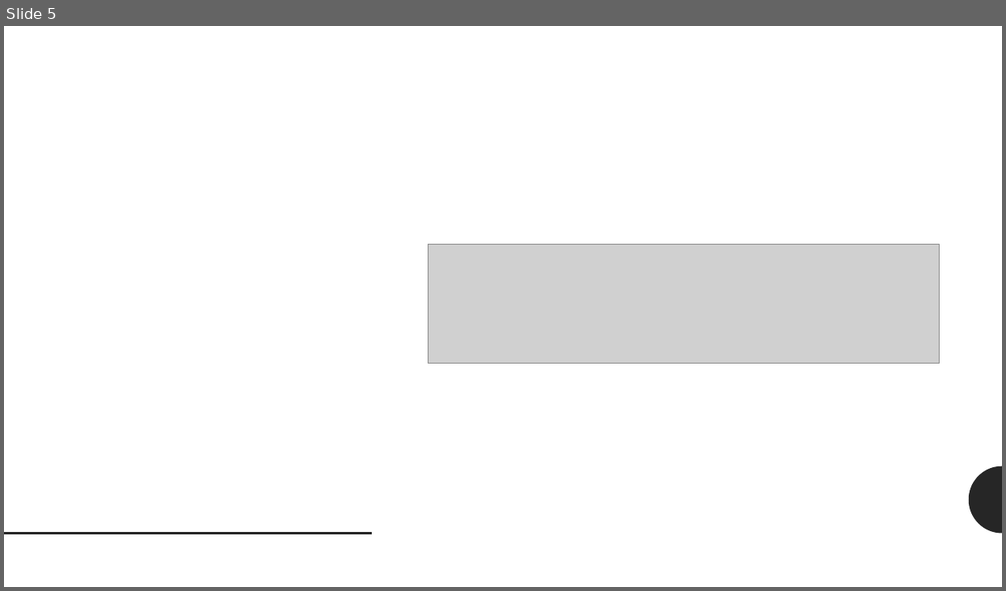
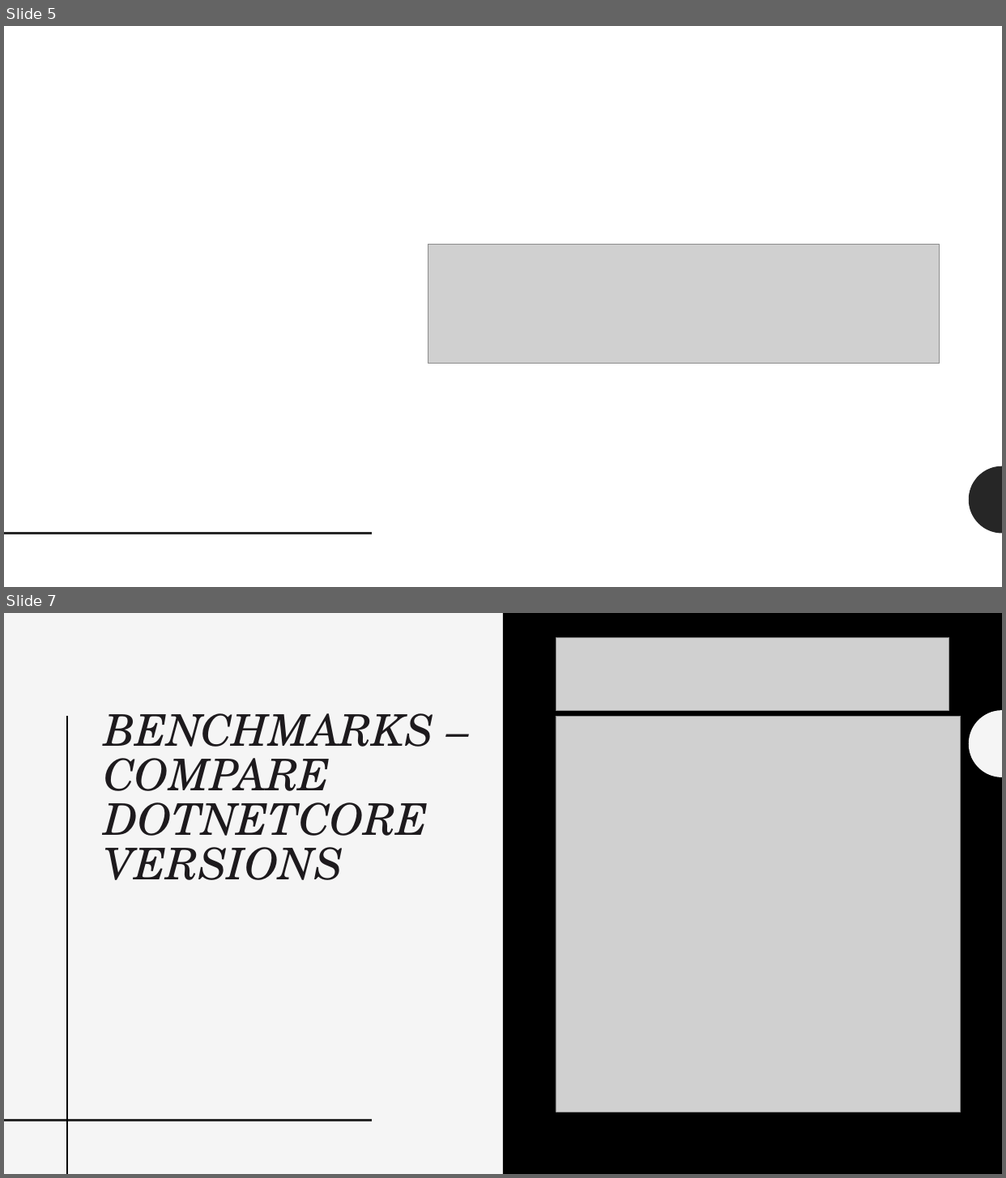
Before and after one commit to sheltertake/dotbench-workshop, a slide deck: Workshop.pptx. Shown one above the other, each under a label of ours: slide 5 before the commit, slides 5 and 7 after it; the slides between them are not shown. The pictures are 1006x591 and 1006x1178 pixels, drawn with LibreOffice and Linux fonts; fonts in the diff are those of the drawing; grey boxes stand for pictures. Boxes give left, top, right and bottom in pixels: in the first picture for what was removed or moved away, otherwise in the second. Text is boxed around its words. In the diff, an @@ line names an element or a change of style, - is before the commit and + after.

Commit message:
dotnet core versions

```diff
--- a/Workshop.pptx
+++ b/Workshop.pptx
@@ slide 7 added at <box>4,613,1002,1174</box>, background #F5F5F5; not listed: 2 template elements that a slide beside it also shows @@
@@ rectangle added at <box>503,613,1002,1174</box>, fill #000000 @@
@@ picture added at <box>556,637,949,710</box> @@
@@ line added from (68, 717) to (68, 1174), #1D1A1D 2 pt @@
@@ line added from (68, 717) to (68, 1174), #000000 2 pt @@
@@ title added at <box>104,713,434,880</box>, 42 pt, text #1D1A1D, italic @@
+BENCHMARKS – COMPARE DOTNETCORE VERSIONS
@@ picture added at <box>556,717,961,1112</box> @@
@@ freeform shape added at <box>969,710,1002,777</box>, fill #1D1A1D @@
@@ freeform shape added at <box>969,710,1002,777</box>, fill #F5F5F5 @@
```
Also in this commit, not shown: 1 slide changed, 10 other files.
